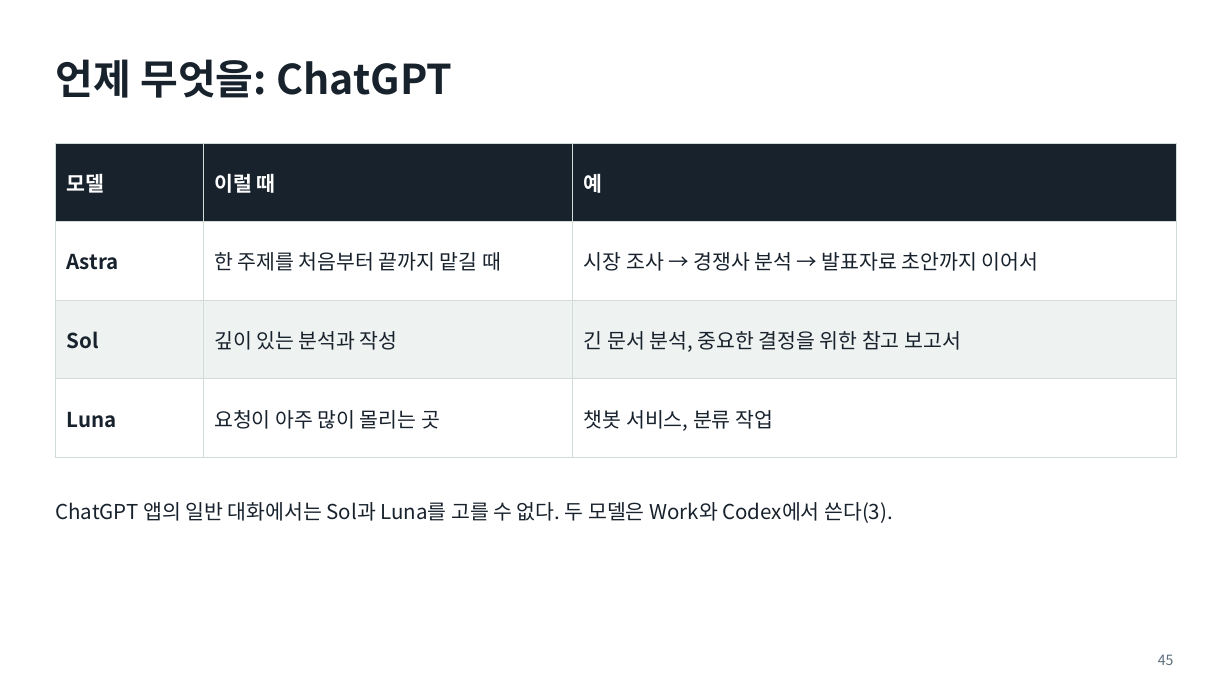
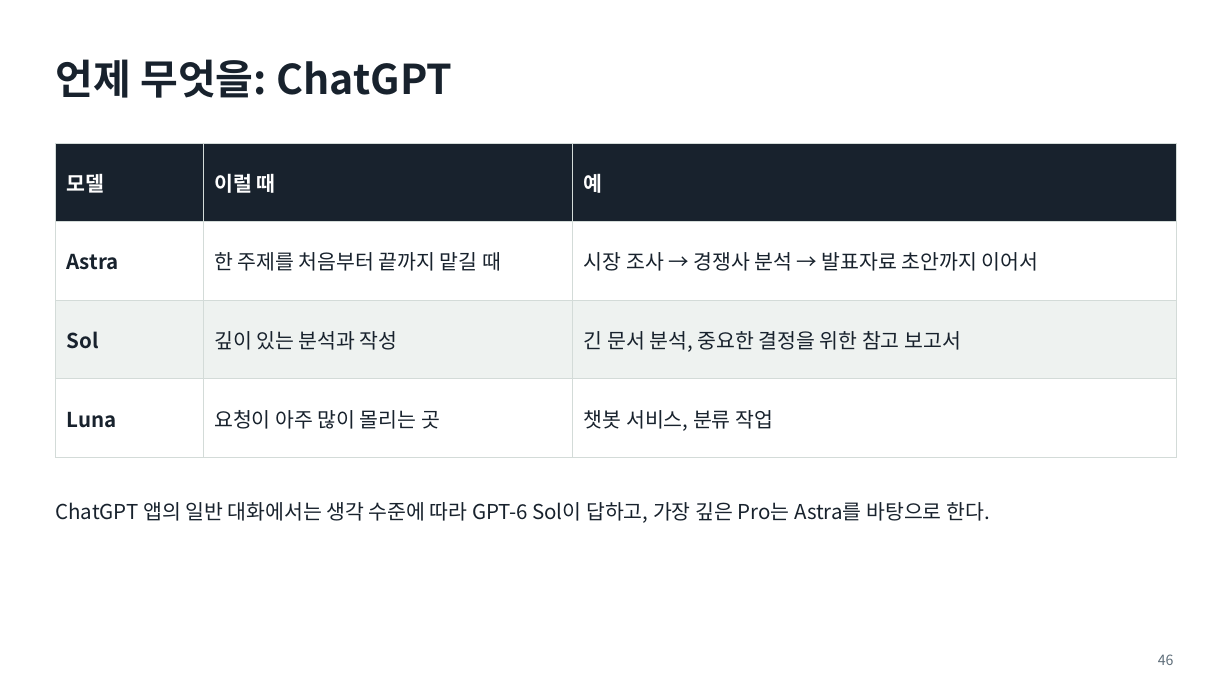
Before and after one commit to aplaxas/AI-Harness, a slide deck: slide 46 of courses/ai-for-work/1-week/decks/1주차-AI와-일하는-법.pptx (slide 45 before the commit). Drawn at 1232x693 pixels with LibreOffice and Linux fonts; fonts in the diff are those of the drawing. Boxes give left, top, right and bottom in pixels: in the first picture for what was removed or moved away, otherwise in the second. Text is boxed around its words. In the diff, an @@ line names an element or a change of style, - is before the commit and + after.

```diff
--- a/courses/ai-for-work/1-week/decks/1주차-AI와-일하는-법.pptx
+++ b/courses/ai-for-work/1-week/decks/1주차-AI와-일하는-법.pptx
@@ text at bbox=[55, 502, 989, 523]: text changed @@
-ChatGPT 앱의 일반 대화에서는 Sol과 Luna를 고를 수 없다. 두 모델은 Work와 Codex에서 쓴다(3).
+ChatGPT 앱의 일반 대화에서는 생각 수준에 따라 GPT-6 Sol이 답하고, 가장 깊은 Pro는 Astra를 바탕으로 한다.
@@ page number at bbox=[1158, 654, 1174, 665]: text changed @@
-45
+46
```
Also in this commit, not shown: 22 other slides changed, 1 slide added, 15 other files.
